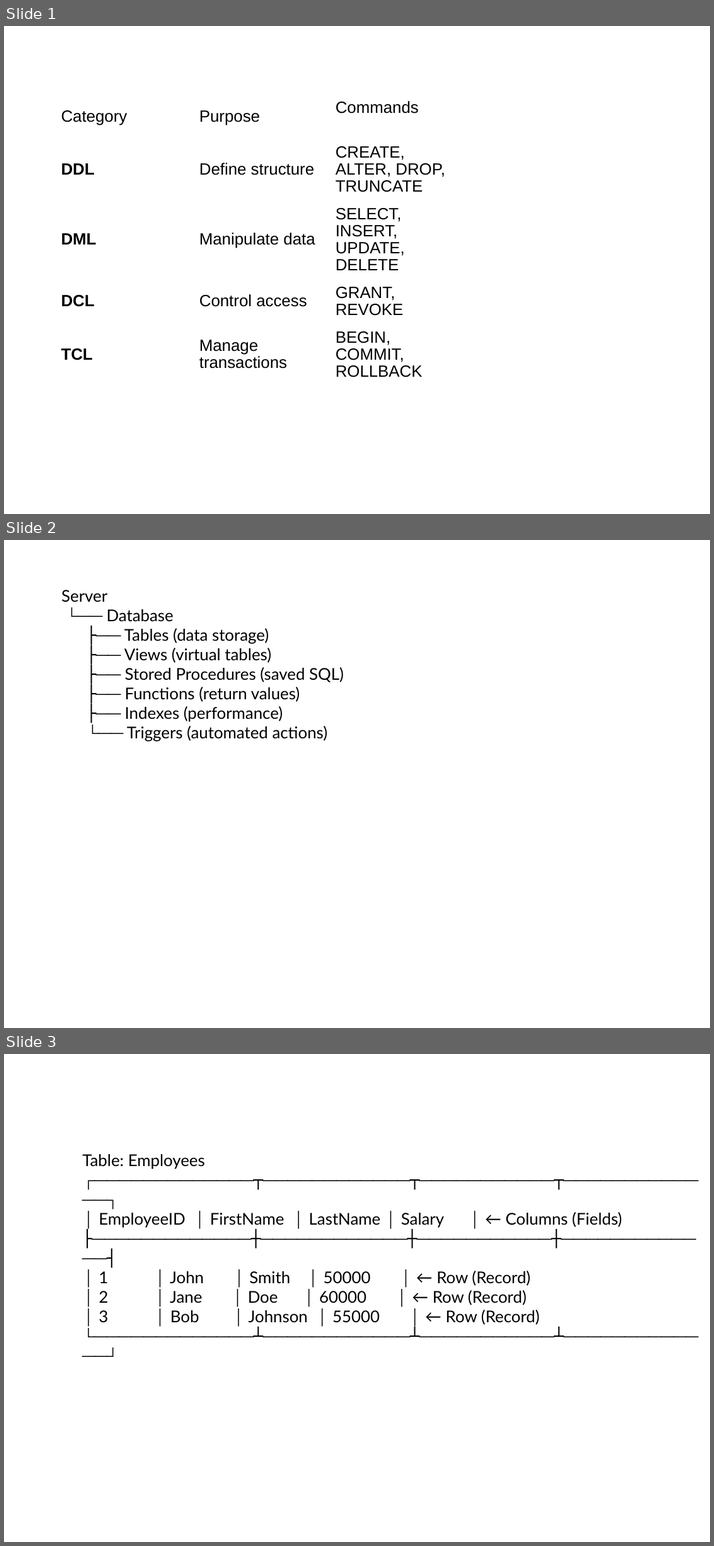
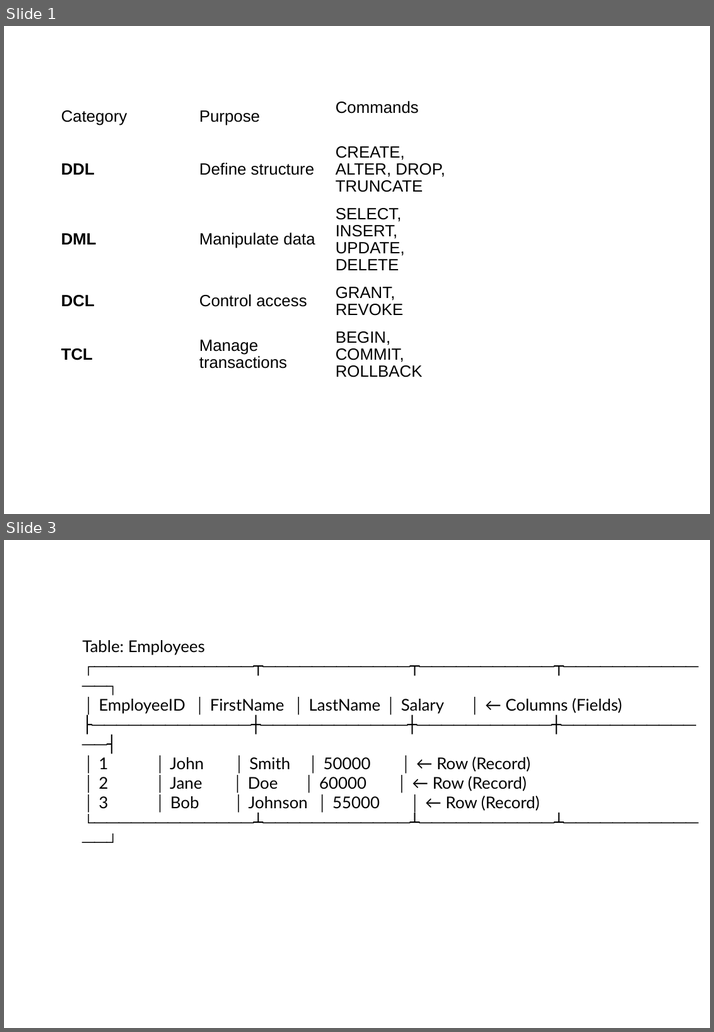
Before and after one commit to umalavanya/FullStackDevelopement_JavaSpring_SQL_ReactProjects, a slide deck: UmaTeachingMaterial/SQL/SQL1.pptx. Shown one above the other, each under a label of ours: slides 1, 2 and 3 before the commit, slides 1 and 3 after it; the slides between them are not shown. The pictures are 714x1546 and 714x1032 pixels, drawn with LibreOffice and Linux fonts; fonts in the diff are those of the drawing. Boxes give left, top, right and bottom in pixels: in the first picture for what was removed or moved away, otherwise in the second. Text is boxed around its words. In the diff, an @@ line names an element or a change of style, - is before the commit and + after.

```diff
--- a/UmaTeachingMaterial/SQL/SQL1.pptx
+++ b/UmaTeachingMaterial/SQL/SQL1.pptx
@@ slide 2 removed at <box>4,540,710,1028</box>, background #FFFFFF @@
@@ text removed at <box>61,590,344,742</box> @@
-Server
-└── Database
-├── Tables (data storage)
-├── Views (virtual tables)
-├── Stored Procedures (saved SQL)
-├── Functions (return values)
-├── Indexes (performance)
-└── Triggers (automated actions)
```
Also in this commit, not shown: 1 slide added, 5 other files.
